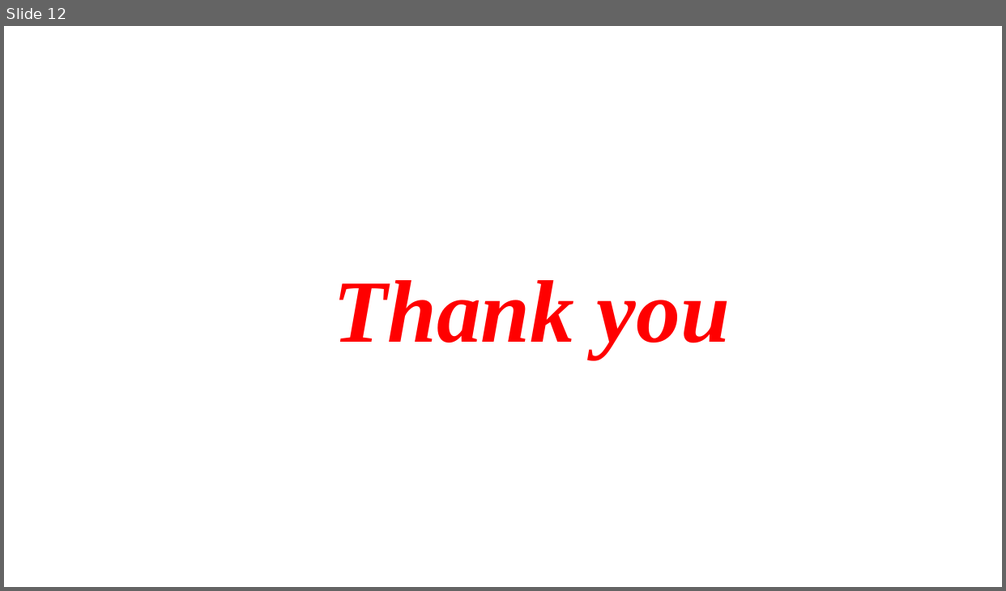
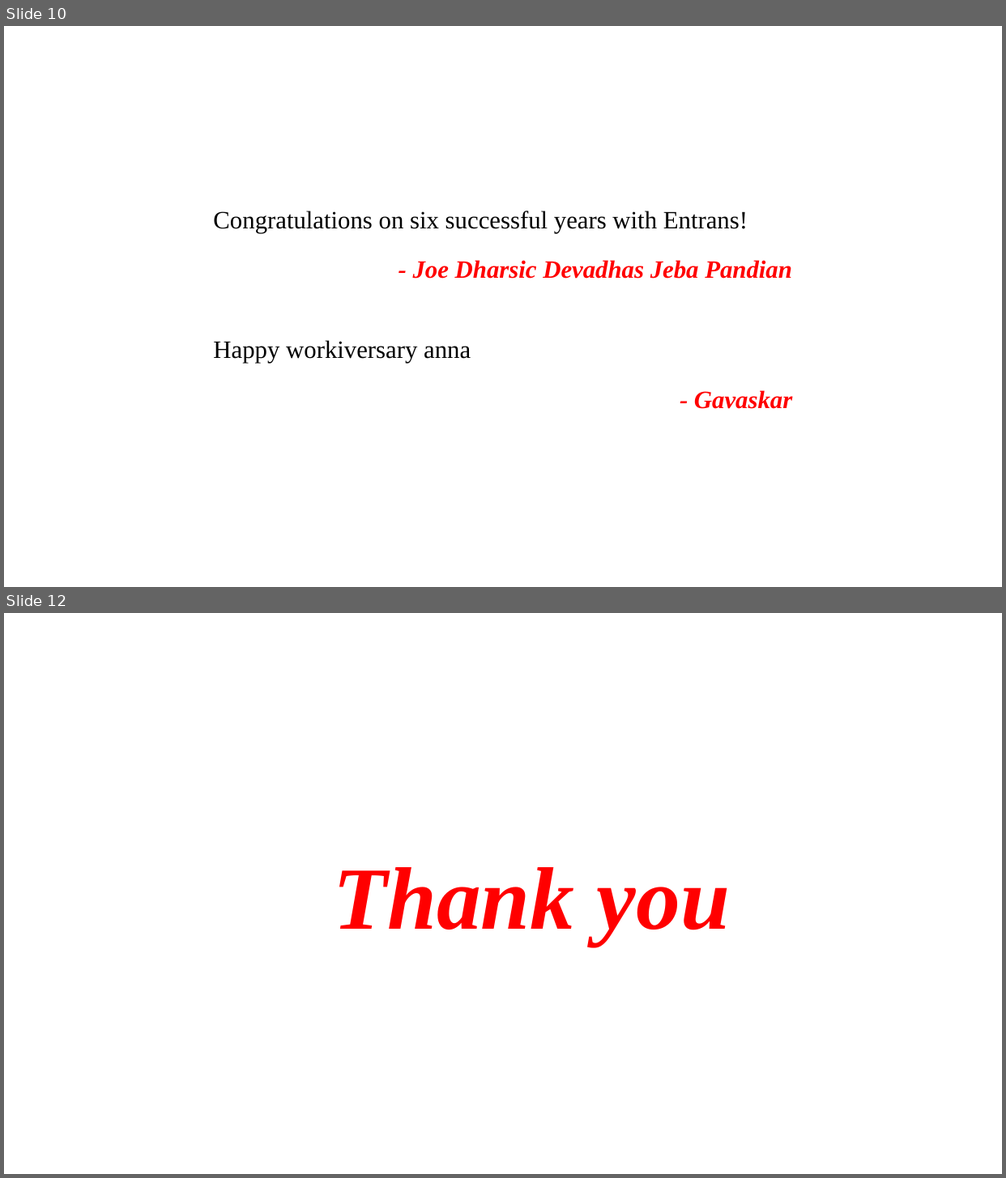
Before and after one commit to Joedharsic07/entrans-hr-hub-fullstack, a slide deck: entrans-hr-hub-backend/myproject/media/Final_Anniversary_Presentation.pptx. Shown one above the other, each under a label of ours: slide 12 before the commit, slides 10 and 12 after it; the slides between them are not shown. The pictures are 1006x591 and 1006x1178 pixels, drawn with LibreOffice and Linux fonts; fonts in the diff are those of the drawing; background and template pictures are left out. Boxes give left, top, right and bottom in pixels: in the first picture for what was removed or moved away, otherwise in the second. Text is boxed around its words. In the diff, an @@ line names an element or a change of style, - is before the commit and + after.

```diff
--- a/entrans-hr-hub-backend/myproject/media/Final_Anniversary_Presentation.pptx
+++ b/entrans-hr-hub-backend/myproject/media/Final_Anniversary_Presentation.pptx
@@ slide 10 added at (4,26,1002,587), background picture (left out) @@
@@ text added at (213,211,748,233), 18 pt, text #000000 @@
+Congratulations on six successful years with Entrans!
@@ text added at (413,260,792,279), 18 pt, text #FF0000, bold, italic @@
+- Joe Dharsic Devadhas Jeba Pandian
@@ text added at (213,340,471,363), 18 pt, text #000000 @@
+Happy workiversary anna
@@ text added at (694,390,792,409), 18 pt, text #FF0000, bold, italic @@
+- Gavaskar
```
Also in this commit, not shown: 9 slides changed, 1 other slide added, 2 slides removed, 28 other files.
